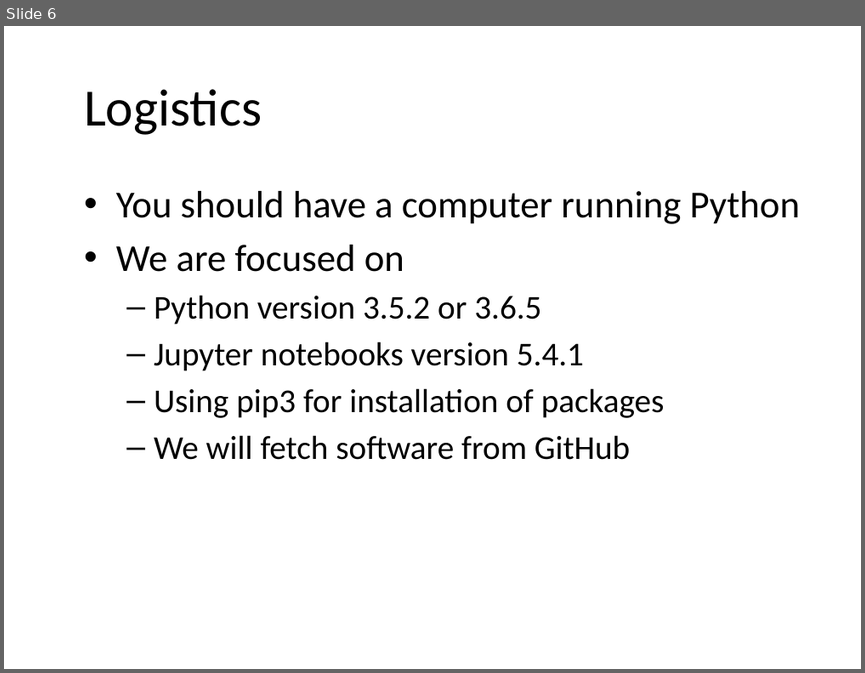
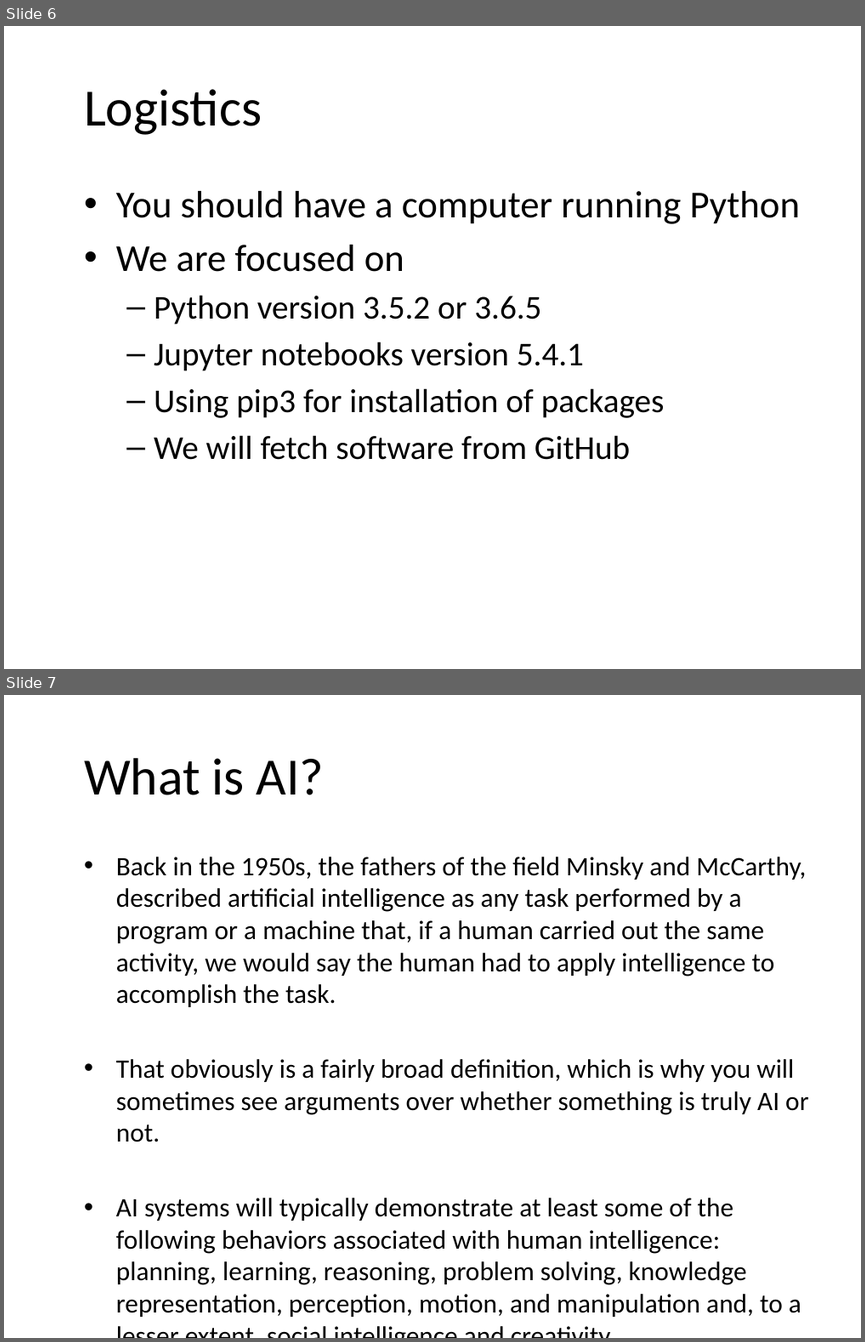
Before and after one commit to JeffRisberg/PythonNotebooksForAI, a slide deck: Documents/10-Introduction.pptx. Shown one above the other, each under a label of ours: slide 6 before the commit, slides 6 and 7 after it. The pictures are 865x673 and 865x1342 pixels, drawn with LibreOffice and Linux fonts; fonts in the diff are those of the drawing; background and template pictures are left out. Boxes give left, top, right and bottom in pixels: in the first picture for what was removed or moved away, otherwise in the second. Text is boxed around its words. In the diff, an @@ line names an element or a change of style, - is before the commit and + after.

```diff
--- a/Documents/10-Introduction.pptx
+++ b/Documents/10-Introduction.pptx
@@ slide 7 added at (4, 695, 861, 1338), background picture (left out) @@
@@ title added at (84, 758, 324, 795), 44 pt, text #000000 @@
+What is AI?
@@ text added at (116, 857, 808, 1316), 22.4 pt, text #000000 @@
+• Back in the 1950s, the fathers of the field Minsky and McCarthy, described artificial intelligence as any task performed by a program or a machine that, if a human carried out the same activity, we would say the human had to apply intelligence to accomplish the task.
+• That obviously is a fairly broad definition, which is why you will sometimes see arguments over whether something is truly AI or not.
+• AI systems will typically demonstrate at least some of the following behaviors associated with human intelligence: planning, learning, reasoning, problem solving, knowledge representation, perception, motion, and manipulation and, to a lesser extent, social intelligence and creativity.
```
Also in this commit, not shown: 1 slide changed, 13 other slides added, 1 slide removed.
